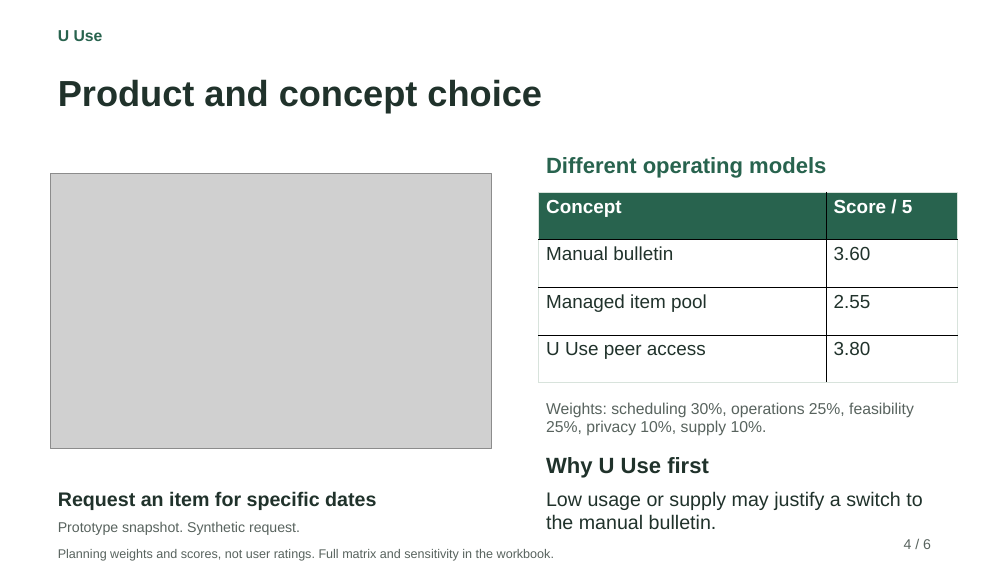
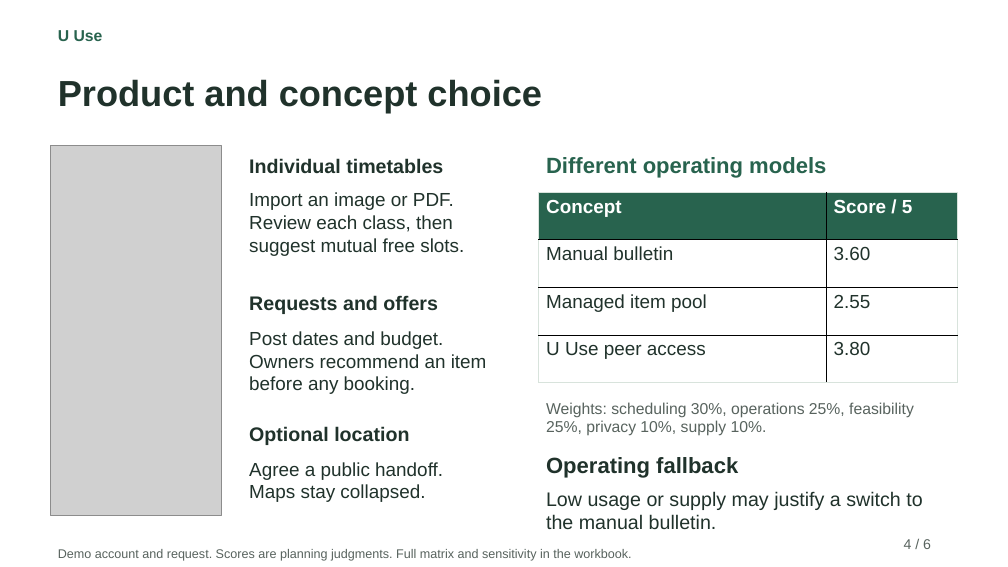
Before and after one commit to Rita020903/U-Use, a slide deck: slide 4 of A1_Current/UUse_A1_6_Slides.pptx. Drawn at 1008x567 pixels with LibreOffice and Linux fonts; fonts in the diff are those of the drawing; grey boxes stand for pictures. Boxes give left, top, right and bottom in pixels: in the first picture for what was removed or moved away, otherwise in the second. Text is boxed around its words. In the diff, an @@ line names an element or a change of style, - is before the commit and + after.

Commit message:
docs: align A1 deck with verified prototype and Week 6 plan

```diff
--- a/A1_Current/UUse_A1_6_Slides.pptx
+++ b/A1_Current/UUse_A1_6_Slides.pptx
@@ picture: place and size @@
-picture at box(51, 173, 492, 449)
+picture at box(51, 146, 222, 516)
@@ text added at box(249, 158, 443, 173), 18.8 pt, text #20322B, bold @@
+Individual timetables
@@ text added at box(249, 192, 464, 256), 18 pt, text #20322B @@
+Import an image or PDF. Review each class, then suggest mutual free slots.
@@ text added at box(249, 295, 438, 314), 18.8 pt, text #20322B, bold @@
+Requests and offers
@@ text added at box(249, 331, 487, 394), 18 pt, text #20322B @@
+Post dates and budget. Owners recommend an item before any booking.
@@ text added at box(249, 426, 409, 445), 18.8 pt, text #20322B, bold @@
+Optional location
@@ text added at box(249, 462, 443, 502), 18 pt, text #20322B @@
+Agree a public handoff. Maps stay collapsed.
@@ text at box(546, 457, 738, 478): text changed @@
-Why U Use first
+Operating fallback
@@ text removed at box(58, 491, 376, 510) @@
-Request an item for specific dates
@@ text removed at box(58, 521, 300, 535) @@
-Prototype snapshot. Synthetic request.
@@ text at box(58, 549, 631, 561): text changed @@
-Planning weights and scores, not user ratings. Full matrix and sensitivity in the workbook.
+Demo account and request. Scores are planning judgments. Full matrix and sensitivity in the workbook.
```
Also in this commit, not shown: 2 other slides changed, 7 other files.
